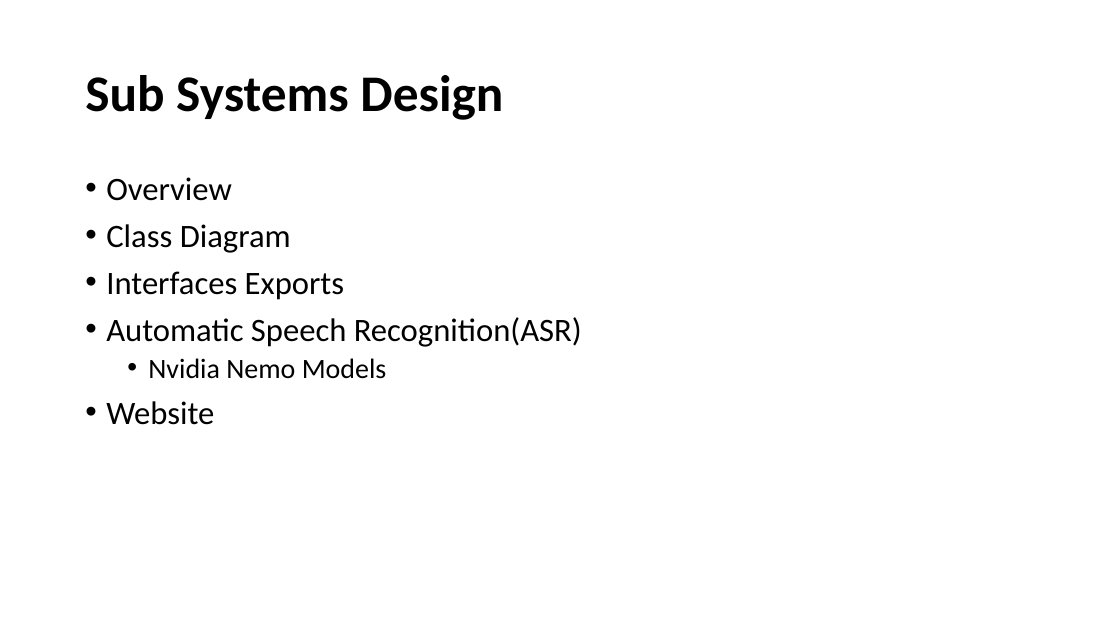
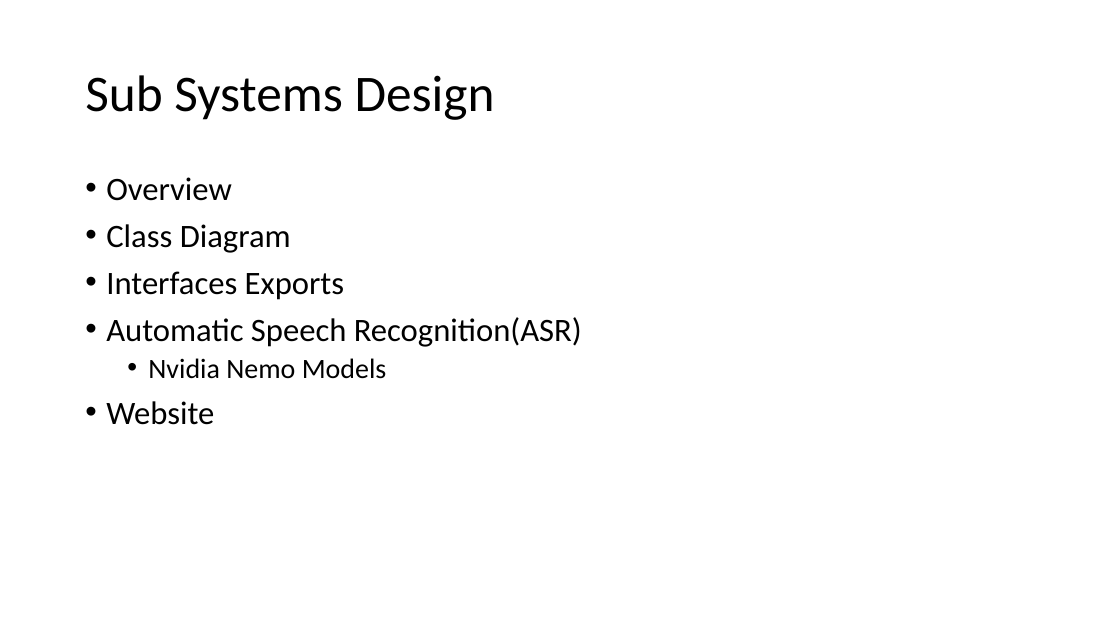
Before and after one commit to Burnetb8/Senior-Capstone, a slide deck: slide 5 of Documentation/Sprint 1 Pres.pptx. Drawn at 1120x630 pixels with LibreOffice and Linux fonts; fonts in the diff are those of the drawing. Boxes give left, top, right and bottom in pixels: in the first picture for what was removed or moved away, otherwise in the second. Text is boxed around its words. In the diff, an @@ line names an element or a change of style, - is before the commit and + after.

```diff
--- a/Documentation/Sprint 1 Pres.pptx
+++ b/Documentation/Sprint 1 Pres.pptx
@@ title "Sub Systems Design" at (85, 75, 495, 120): bold off @@
```
Also in this commit, not shown: 4 other slides changed, 2 slides added, 1 slide removed, 2 other files.
